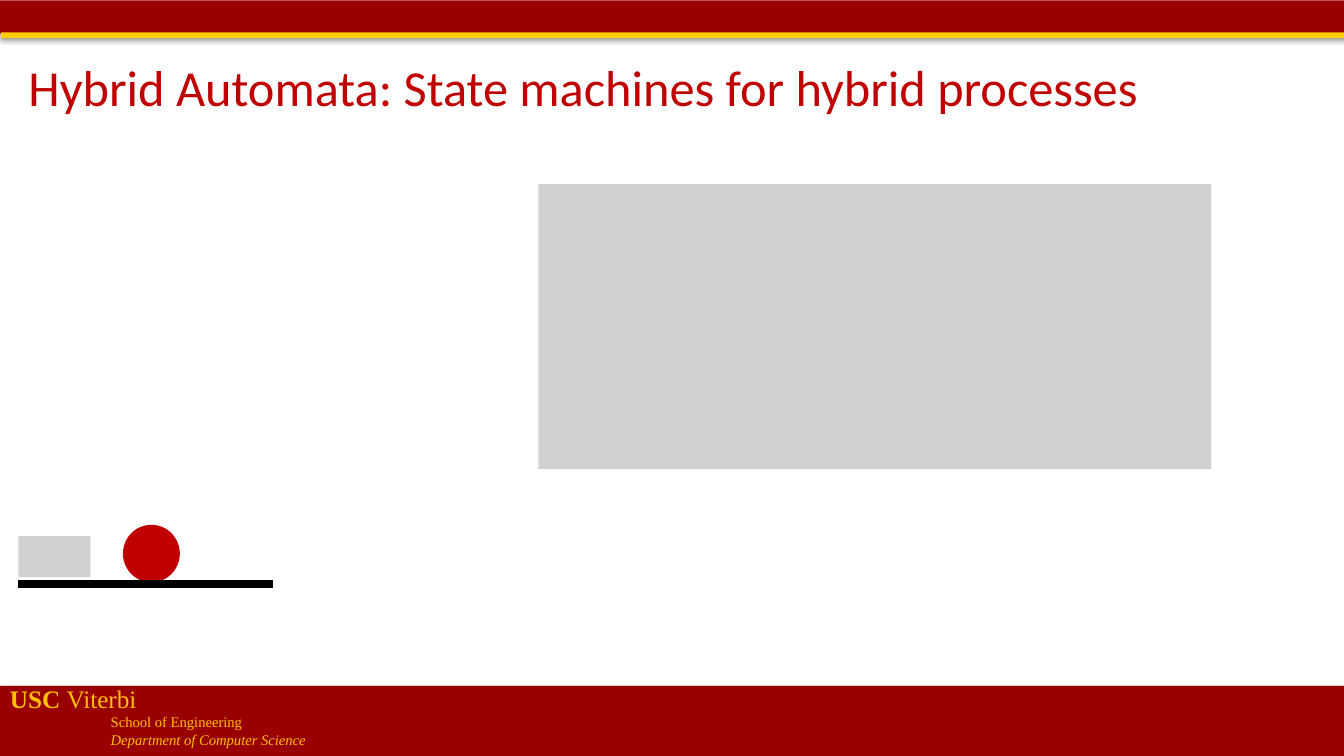
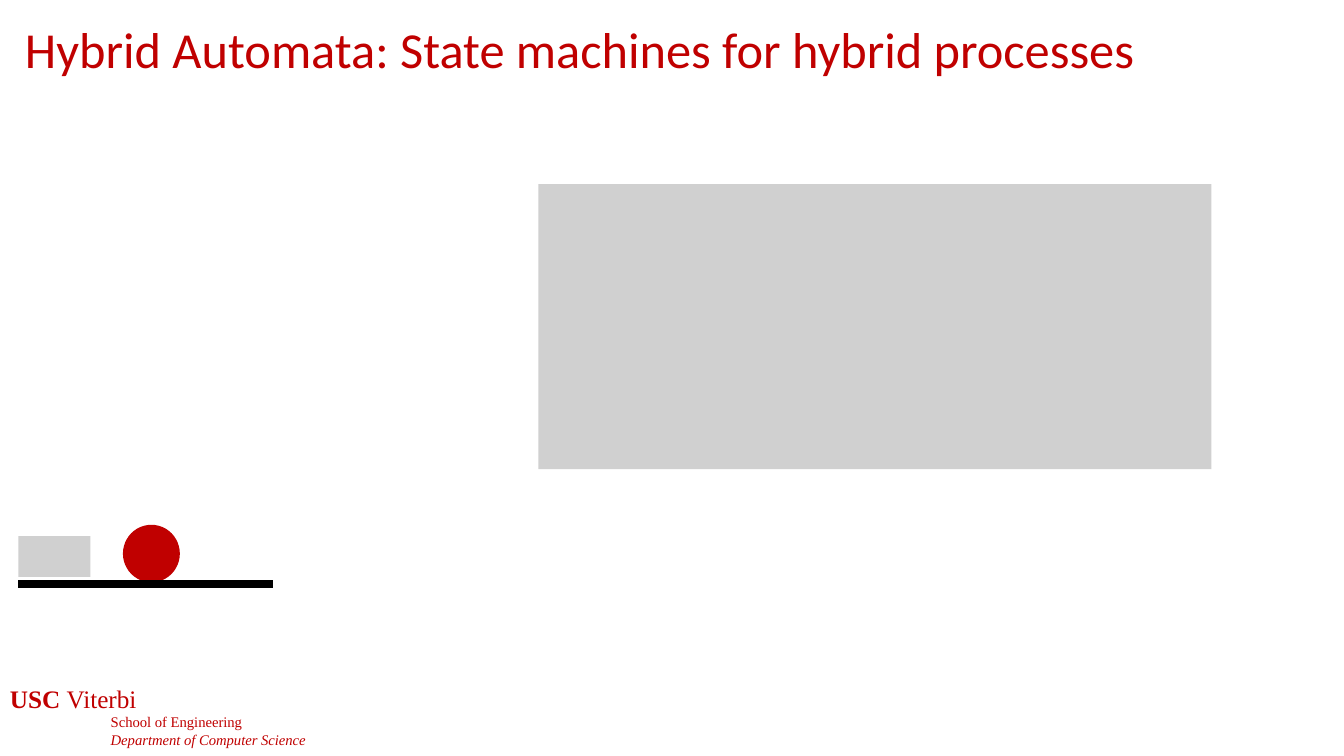
Before and after one commit to jdeshmukh/jdeshmukh.github.io, a slide deck: slide 23 of teaching/cs513slides/lecture4-Stability-Hybrid-Systems.pptx. Drawn at 1344x756 pixels with LibreOffice and Linux fonts; fonts in the diff are those of the drawing; grey boxes stand for pictures; background and template pictures are left out. Boxes give left, top, right and bottom in pixels: in the first picture for what was removed or moved away, otherwise in the second. Text is boxed around its words. In the diff, an @@ line names an element or a change of style, - is before the commit and + after.

```diff
--- a/teaching/cs513slides/lecture4-Stability-Hybrid-Systems.pptx
+++ b/teaching/cs513slides/lecture4-Stability-Hybrid-Systems.pptx
@@ rectangle removed at bbox=[0, 0, 1344, 33] @@
@@ title "Hybrid Automata: State machines for ...": place and size @@
-title "Hybrid Automata: State machines for ..." at bbox=[28, 71, 1137, 114]
+title "Hybrid Automata: State machines for ..." at bbox=[25, 33, 1134, 76]
@@ rectangle removed at bbox=[1, 32, 1344, 38] @@
@@ text "USC Viterbi" at bbox=[10, 690, 306, 748]: text colour #FFC000 to #C00000 @@
@@ rectangle removed at bbox=[0, 687, 1344, 756] @@
@@ page number added at bbox=[522, 709, 825, 749], 24 pt, text #FFFFFF @@
+23
```
Also in this commit, not shown: 52 other slides changed, 1 slide removed, 2 other files.
